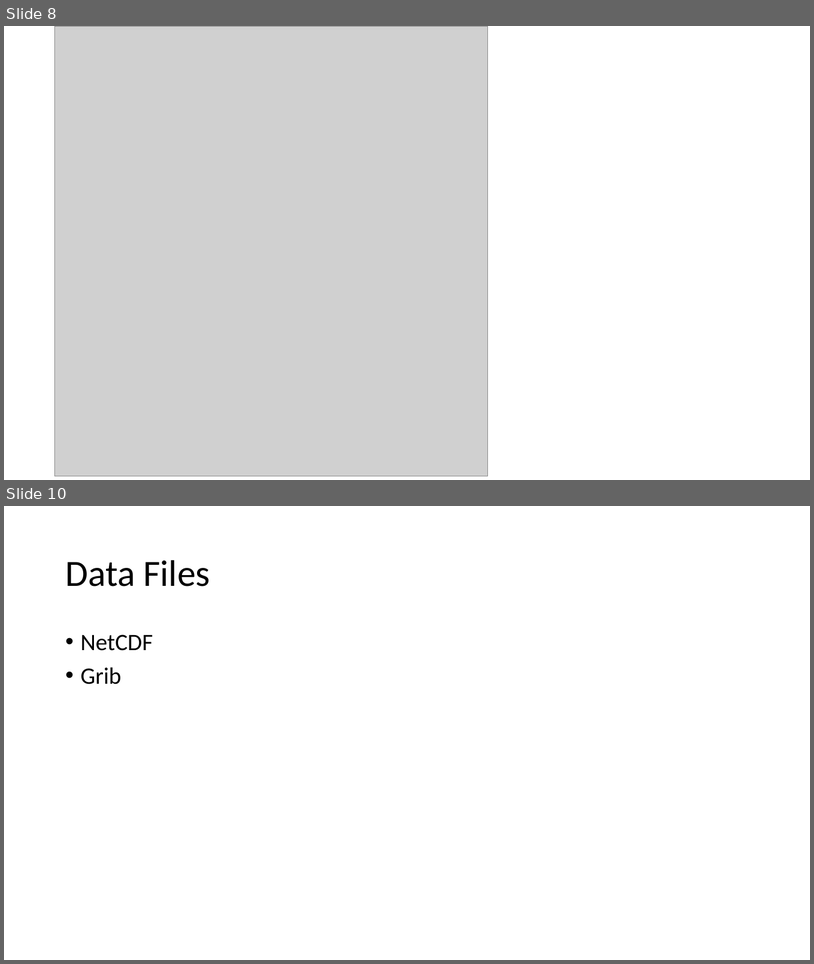
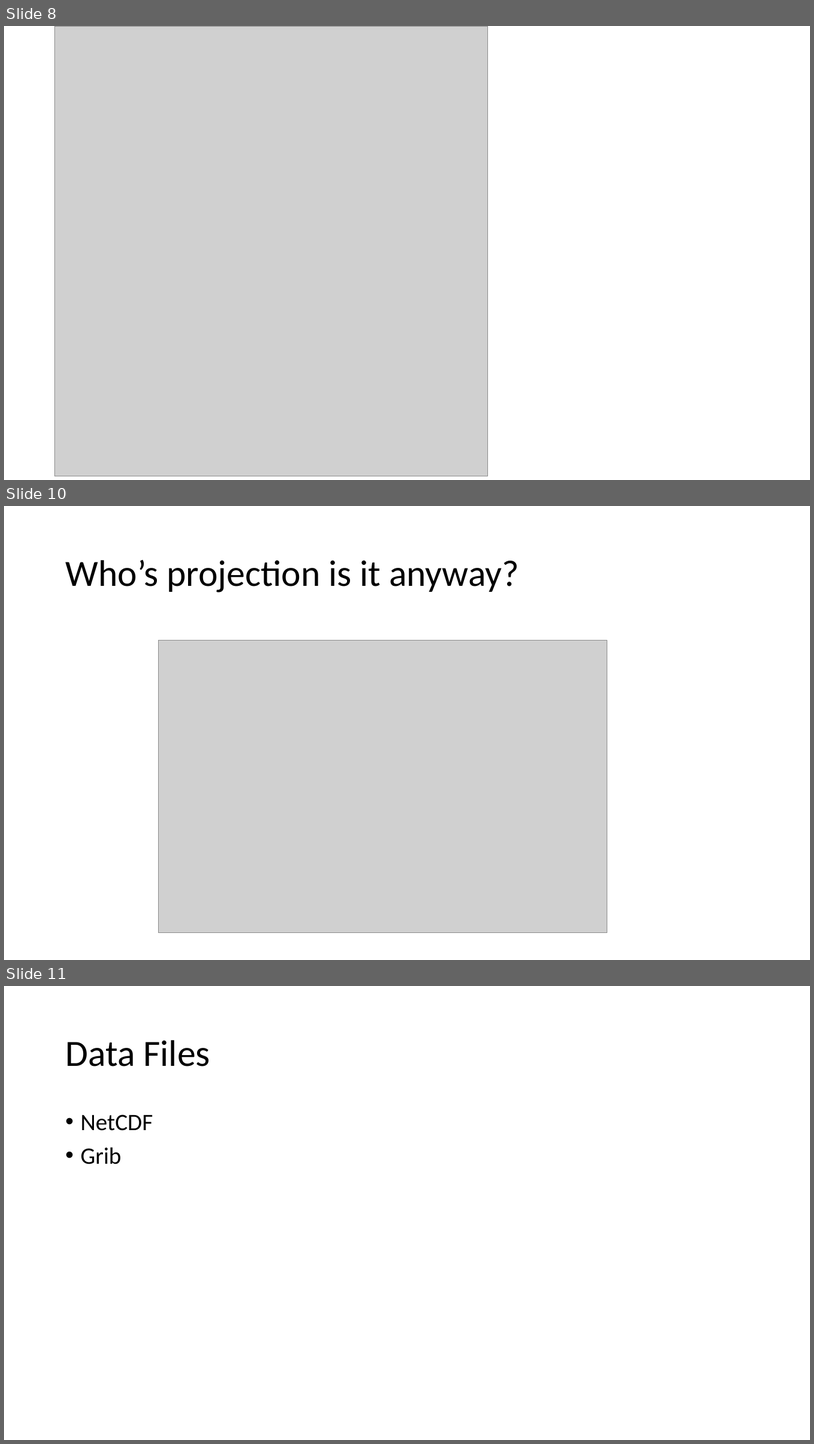
Before and after one commit to billinkc/presentations, a slide deck: IntegratingWeatherData/IntegratingWeatherData.pptx. Shown one above the other, each under a label of ours: slides 8 and 10 before the commit, slides 8, 10 and 11 after it; the slides between them are not shown. The pictures are 814x964 and 814x1444 pixels, drawn with LibreOffice and Linux fonts; fonts in the diff are those of the drawing; grey boxes stand for pictures. Boxes give left, top, right and bottom in pixels: in the first picture for what was removed or moved away, otherwise in the second. Text is boxed around its words. In the diff, an @@ line names an element or a change of style, - is before the commit and + after.

```diff
--- a/IntegratingWeatherData/IntegratingWeatherData.pptx
+++ b/IntegratingWeatherData/IntegratingWeatherData.pptx
@@ slide 10 added at (4, 506, 810, 960), background #FFFFFF @@
@@ title added at (65, 560, 519, 592), 44 pt, text #000000 @@
+Who’s projection is it anyway?
@@ picture added at (158, 640, 607, 933) @@
@@ what was slide 10 is now slide 11 @@
```
Also in this commit, not shown: 2 slides changed, 1 other slide added, 1 slide removed.
